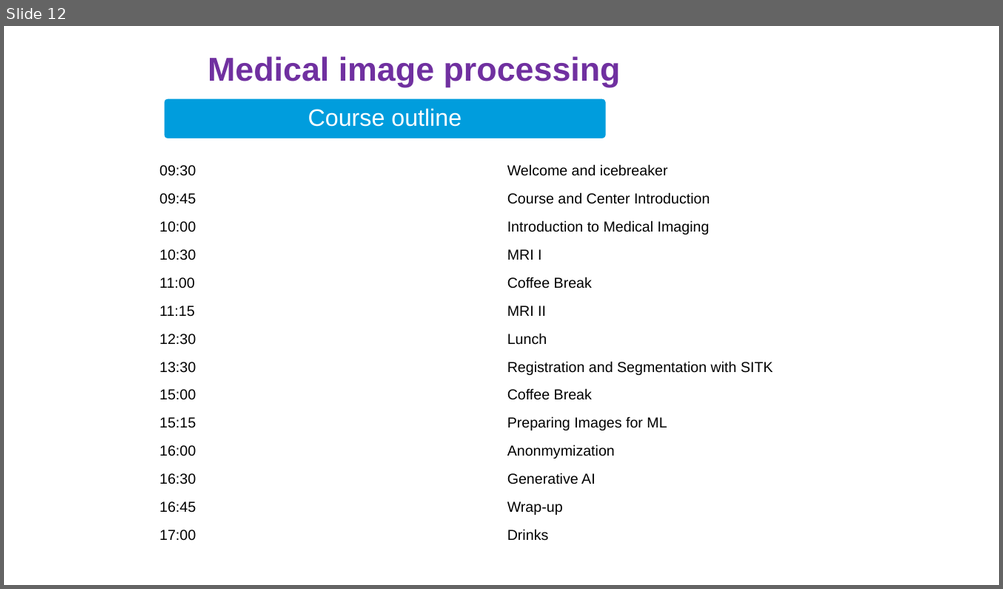
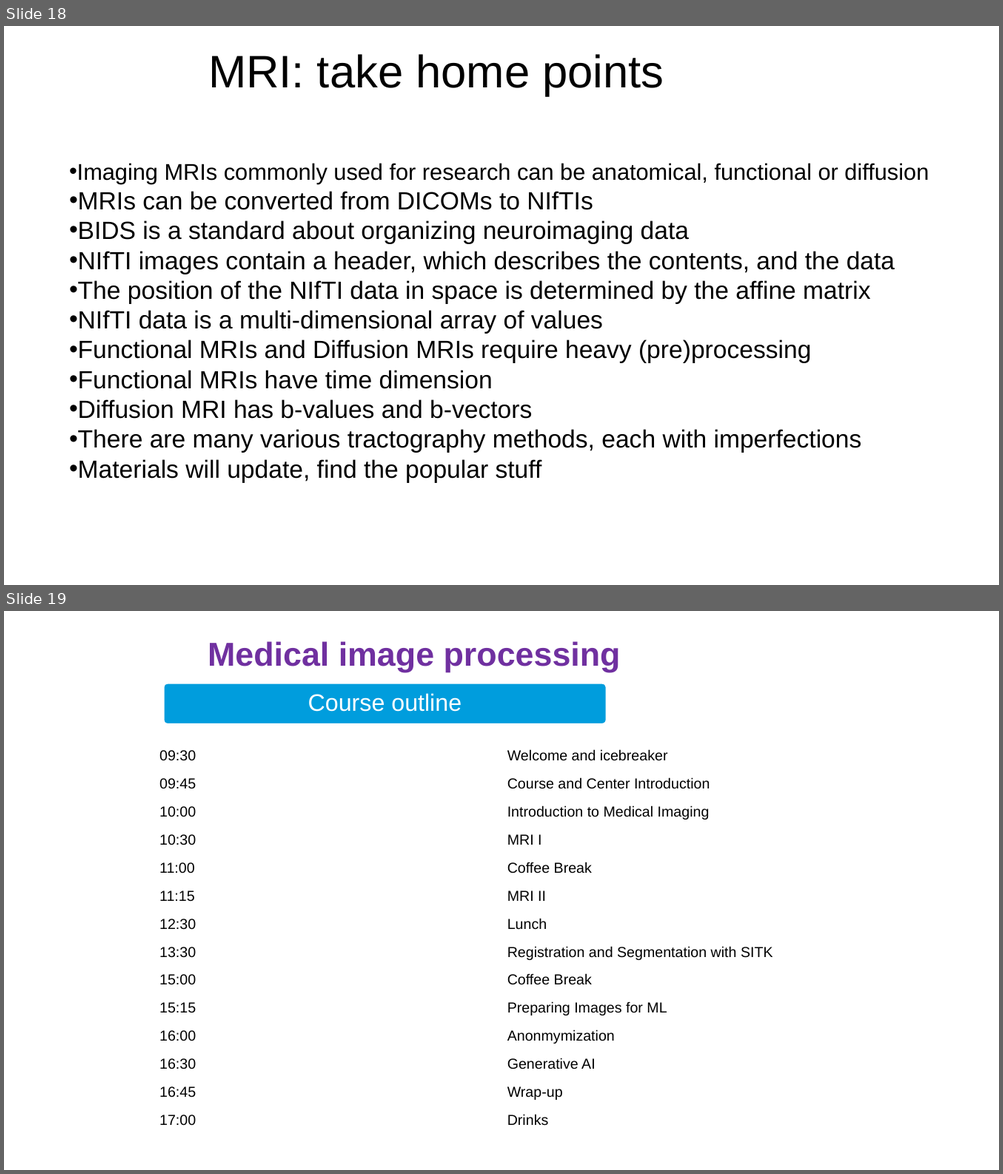
Before and after one commit to esciencecenter-digital-skills/medical-image-processing-materials, a slide deck: presentations/mri_lecture.pptx. Shown one above the other, each under a label of ours: slide 12 before the commit, slides 18 and 19 after it. The pictures are 1003x589 and 1003x1174 pixels, drawn with LibreOffice and Linux fonts; fonts in the diff are those of the drawing; background and template pictures are left out. Boxes give left, top, right and bottom in pixels: in the first picture for what was removed or moved away, otherwise in the second. Text is boxed around its words. In the diff, an @@ line names an element or a change of style, - is before the commit and + after.

```diff
--- a/presentations/mri_lecture.pptx
+++ b/presentations/mri_lecture.pptx
@@ slide 18 added at bbox=[4, 26, 999, 585], background picture (left out) @@
@@ title added at bbox=[208, 54, 663, 96], 44 pt, text #000000 @@
+MRI: take home points
@@ text added at bbox=[69, 163, 928, 483], 24 pt, text #000000 @@
+• Imaging MRIs commonly used for research can be anatomical, functional or diffusion
+• MRIs can be converted from DICOMs to NIfTIs
+• BIDS is a standard about organizing neuroimaging data
+• NIfTI images contain a header, which describes the contents, and the data
+• The position of the NIfTI data in space is determined by the affine matrix
+• NIfTI data is a multi-dimensional array of values
+• Functional MRIs and Diffusion MRIs require heavy (pre)processing
+• Functional MRIs have time dimension
+• Diffusion MRI has b-values and b-vectors
+• There are many various tractography methods, each with imperfections
+• Materials will update, find the popular stuff
@@ what was slide 12 is now slide 19 @@
```
Also in this commit, not shown: 1 slide changed, 6 other slides added, 12 other files.
